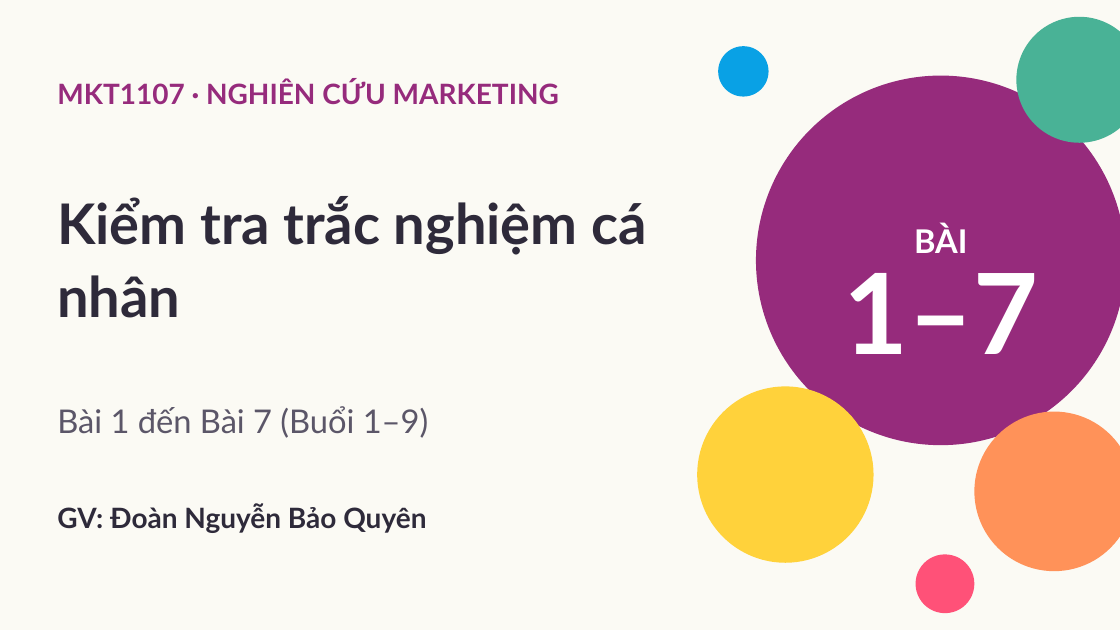
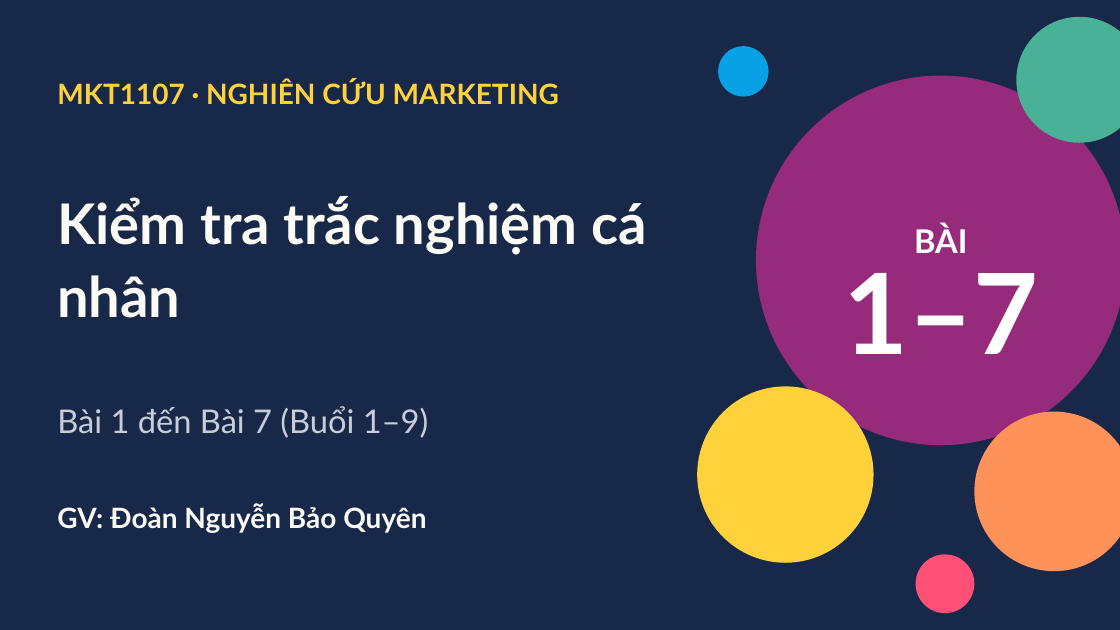
Before and after one commit to dnbaoquyen/academic-pptx-skill, a slide deck: slide 1 of mkt1107/output/MKT1107_KiemTra_TracNghiem_Bai1-7.pptx. Drawn at 1120x630 pixels with LibreOffice and Linux fonts; fonts in the diff are those of the drawing. Boxes give left, top, right and bottom in pixels: in the first picture for what was removed or moved away, otherwise in the second. Text is boxed around its words. In the diff, an @@ line names an element or a change of style, - is before the commit and + after.

```diff
--- a/mkt1107/output/MKT1107_KiemTra_TracNghiem_Bai1-7.pptx
+++ b/mkt1107/output/MKT1107_KiemTra_TracNghiem_Bai1-7.pptx
@@ background #FBFAF4 to #172849 @@
@@ text "MKT1107 · NGHIÊN CỨU MARKETING" at box(57, 80, 559, 105): text colour #962B7C to #FFD23B @@
@@ text "Kiểm tra trắc nghiệm cá ..." at box(57, 196, 646, 318): text colour #2E2A3A to #FBFAF4 @@
@@ text "Bài 1 đến Bài 7 ..." at box(57, 406, 428, 438): text colour #5B5668 to #C9CDD8 @@
@@ text "GV: Đoàn Nguyễn Bảo Quyên" at box(57, 504, 426, 533): text colour #2E2A3A to #FBFAF4 @@
```
Also in this commit, not shown: 13 other slides changed, 4 other files.
